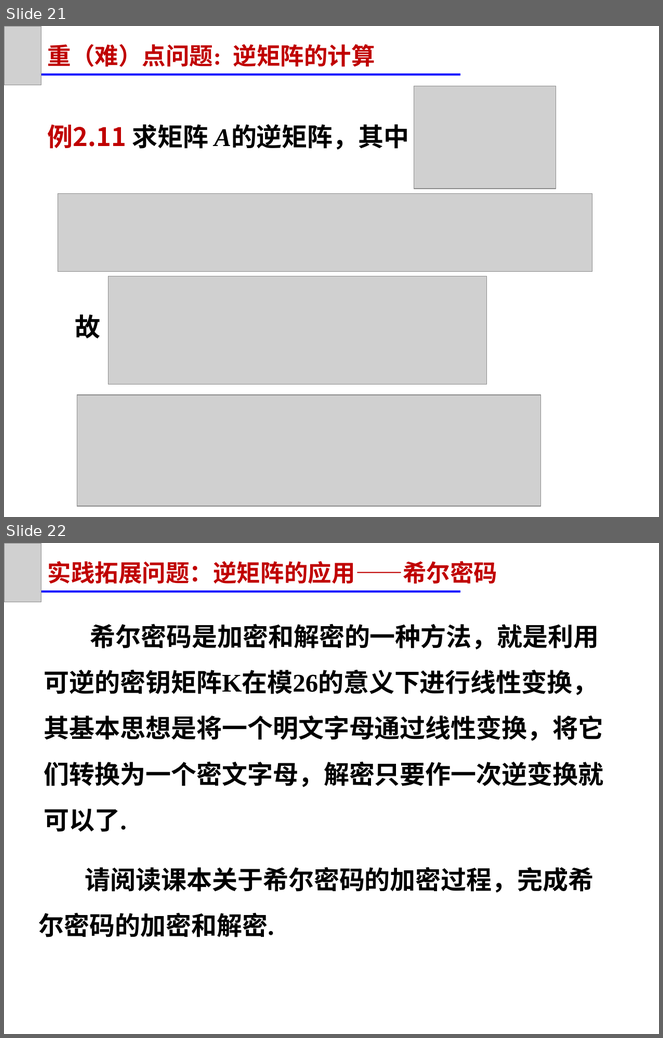
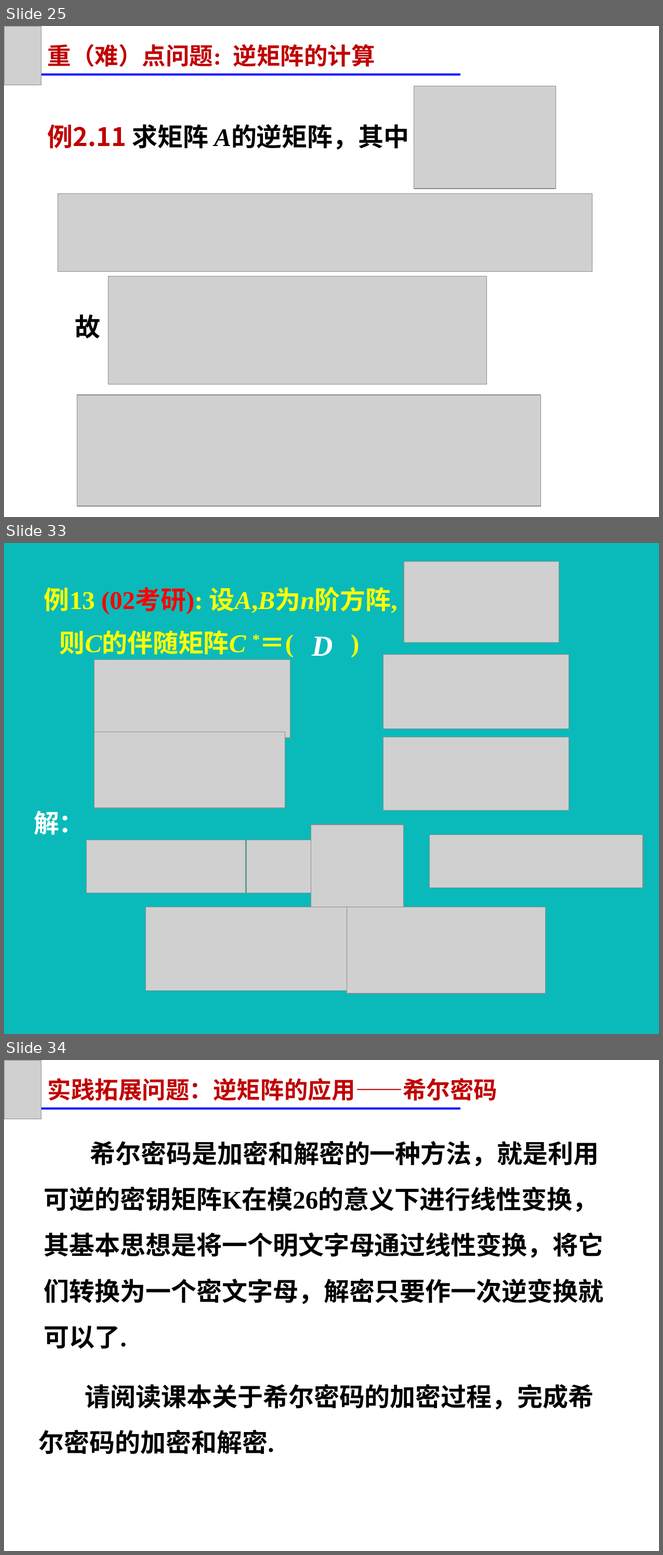
Before and after one commit to zeemeil/zeemeil.github.io, a slide deck: files/2025_2_LM/1024_0203.pptx. Shown one above the other, each under a label of ours: slides 21 and 22 before the commit, slides 25, 33 and 34 after it; the slides between them are not shown. The pictures are 663x1038 and 663x1555 pixels, drawn with LibreOffice and Linux fonts; fonts in the diff are those of the drawing; grey boxes stand for pictures. Boxes give left, top, right and bottom in pixels: in the first picture for what was removed or moved away, otherwise in the second. Text is boxed around its words. In the diff, an @@ line names an element or a change of style, - is before the commit and + after.

```diff
--- a/files/2025_2_LM/1024_0203.pptx
+++ b/files/2025_2_LM/1024_0203.pptx
@@ slide 33 added at (x1=4, y1=543, x2=659, y2=1034), background #0ABABA @@
@@ picture added at (x1=404, y1=561, x2=559, y2=643) @@
@@ text added at (x1=44, y1=587, x2=398, y2=614), 28 pt, text #FFFF00, bold @@
+例13 (02考研): 设A,B为n阶方阵,
@@ text added at (x1=60, y1=630, x2=246, y2=655), 28 pt, text #FFFF00, bold @@
+则C的伴随矩阵C *＝( )
@@ text added at (x1=312, y1=637, x2=333, y2=656), 32 pt, text #FFFFFF, bold, italic @@
+D
@@ picture added at (x1=94, y1=659, x2=291, y2=738) @@
@@ picture added at (x1=384, y1=654, x2=569, y2=729) @@
@@ picture added at (x1=94, y1=732, x2=285, y2=808) @@
@@ picture added at (x1=384, y1=737, x2=569, y2=810) @@
@@ text added at (x1=34, y1=811, x2=85, y2=835), 28 pt, text #FFFFFF, bold @@
+解：
@@ picture added at (x1=311, y1=825, x2=404, y2=909) @@
@@ picture added at (x1=430, y1=835, x2=644, y2=888) @@
@@ picture added at (x1=87, y1=840, x2=246, y2=893) @@
@@ picture added at (x1=246, y1=840, x2=317, y2=893) @@
@@ picture added at (x1=145, y1=908, x2=347, y2=991) @@
@@ picture added at (x1=347, y1=908, x2=546, y2=994) @@
@@ what was slide 21 is now slide 25 @@
@@ what was slide 22 is now slide 34 @@
```
Also in this commit, not shown: 11 other slides added, 4 other files.
